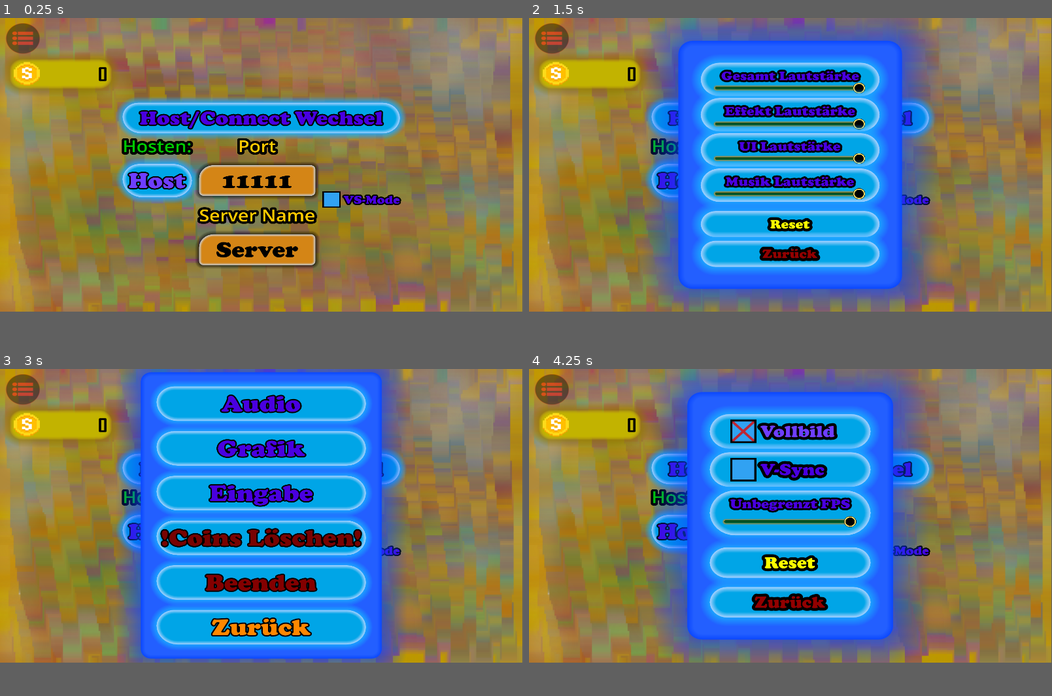
Above: before the commit, frames 1-4 (two rows, left to right).
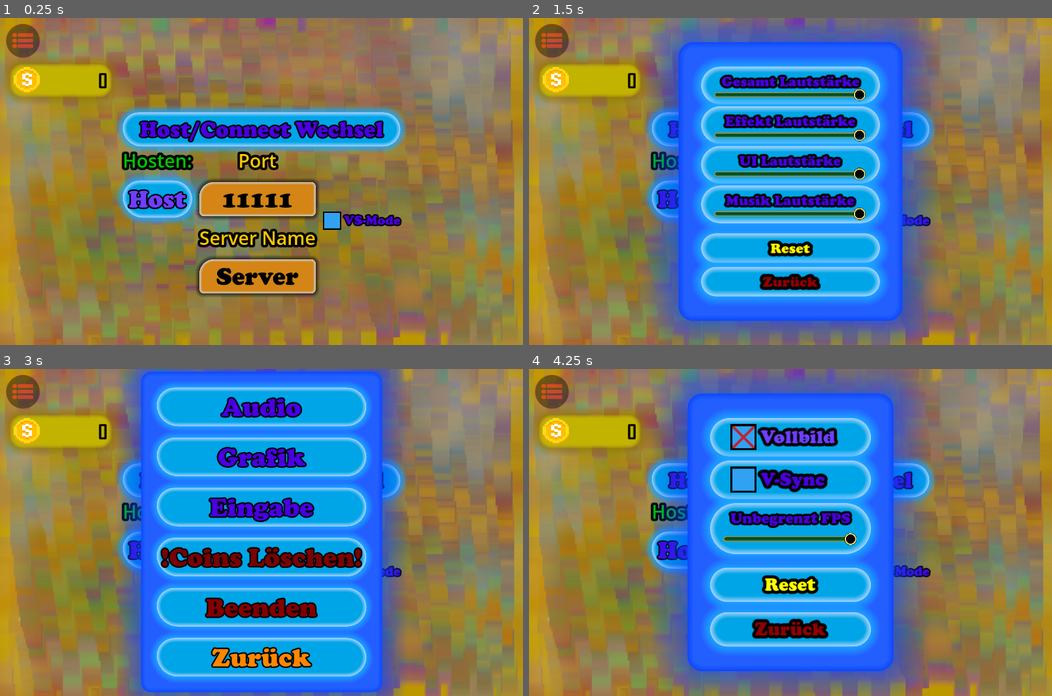
Above: after the commit, the same moments.

Repository: NIK-98/Paint_The_Ground
Game: Godot game, scene res://sceens/main.tscn
Same seed, same stepped clock (60 frames per second), same inputs: the game is played once before the commit and once after it.
Inputs (mouse positions are in pixels of both pictures, inside the frame that each line leads up to):
- Up to frame 1 (0.25 s): no input
- Up to frame 2 (1.5 s): click (549, 37) at 0.5 s; click "Audio" at 1.25 s
- Up to frame 3 (3 s): click "VS-Mode" at 2 s; click "Zurück" at 2.75 s
- Up to frame 4 (4.25 s): click "Grafik" at 3.5 s
The window is 799x449 before the commit and 800x500 after it. Grey fills any space a smaller window leaves; there, only what the larger window draws over its background counts as a difference.

The runs differ from the first frame. In frame 1, 47% of the frame differs, in the area x 0-100%, y 0-100%; in frame 2, 52%; in frame 3, 52%; in frame 4, 50%.

Commit message:
kleinerer bug mit der auflösung behoben

Diff:
--- a/scripts/Grafik.gd
+++ b/scripts/Grafik.gd
@@ -47,7 +47,8 @@
 			Add_Resolutions()
 			full_screen.set_pressed_no_signal(fullscreen_mode)
 			_on_full_screen_toggled(fullscreen_mode)
-			_on_option_button_item_selected(save_id)
+			if not fullscreen_mode:
+				_on_option_button_item_selected(save_id)
 			Set_Resulutuns_text()
 		if OS.get_name() == "Android" or OS.get_name() == "IOS":
 			option_button.visible = false
